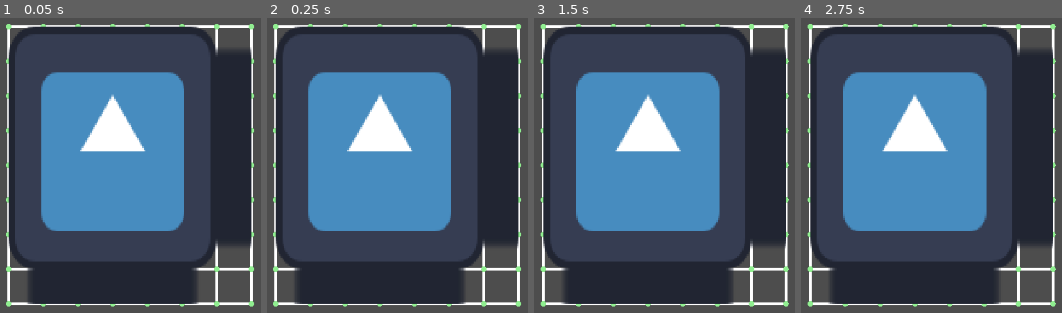
Above: before the commit, frames 1-4 (left to right).
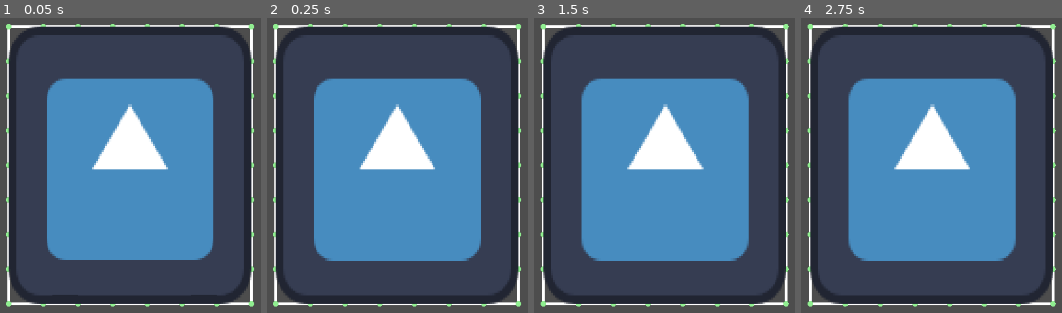
Above: after the commit, the same moments.

Repository: kennethbchen/Medical-Malpicross-Game
Game: Godot game, scene res://scenes/game.tscn
Two runs of this game, one before a commit and one after it. Both use one fixed random seed, a clock stepped at 60 frames per second and the inputs below. The engine's default icon, where the game draws it, is replaced by a stand-in: a white triangle on a blue panel in a dark square.
Inputs (mouse positions are in pixels of both pictures, inside the frame that each line leads up to):
- Up to frame 1 (0.05 s): no input
- Up to frame 2 (0.25 s): no input
- Up to frame 3 (1.5 s): move the mouse to (outside the picture) at 0.52 s; tap Enter at 1.25 s; move the mouse to (748, 239) at 1.27 s
- Up to frame 4 (2.75 s): tap Space at 2 s; move the mouse to (outside the picture) at 2.02 s

The runs differ from the first frame. In frame 1, 37% of the frame differs, in the area x 3-97%, y 2-97%; in frame 2, 37%; in frame 3, 37%; in frame 4, 37%.

Commit message:
Fixed grid mesh uv distortion

Diff:
--- a/scripts/resources/grid_mesh.gd
+++ b/scripts/resources/grid_mesh.gd
@@ -23,22 +23,9 @@
 
 	var uvs = PackedVector2Array()
 
-	# Unless the mesh is a square, not all of the UV space will be used to avoid stretching
-	# Either the max x or y UV has to shrink in order to
-	# fit the aspect ratio of the grid
-	var max_uv_values: Vector2 = Vector2(1, 1)
-	"""
-	if rows > columns:
-		max_uv_values.x = ((columns - 1) / float(rows - 1) )
-	elif columns > rows:
-		max_uv_values.y = ((rows - 1) / float(columns - 1) )
-	"""
-
-
-	max_uv_values = max_uv
 	# Each point that isn't on the rightmost / bottommost edge is the
 	# top left point of a quad
-	for row in range(rows - 1): # rows - 1
+	for row in range(rows - 1):
 		for col in range(columns - 1):
 
 			# (row, col) defines the top left position of the quad
@@ -52,28 +39,29 @@
 
 			# Top Left
 			vertices.push_back(points[col + columns * row])
-			uvs.push_back(Vector2(float(col) / (columns - 2), float(row) / (rows - 2) ) * max_uv_values)
+			uvs.push_back(Vector2(float(col) / (columns - 1), float(row) / (rows - 1) ))
+
 			# Top Right
 			vertices.push_back(points[(col + 1) + columns * row])
-			uvs.push_back(Vector2(float(col + 1) / (columns - 2), float(row) / (rows - 2) )  * max_uv_values)
+			uvs.push_back(Vector2(float(col + 1) / (columns - 1), float(row) / (rows - 1) ))
 
 			# Bottom Left
 			vertices.push_back(points[col + (columns * (row + 1))])
-			uvs.push_back(Vector2(float(col) / (columns - 2), float(row + 1) / (rows - 2) )  * max_uv_values)
+			uvs.push_back(Vector2(float(col) / (columns - 1), float(row + 1) / (rows - 1) ))
 
 			# Second Triangle
 
 			# Top Right
 			vertices.push_back(points[(col + 1) + columns * row])
-			uvs.push_back(Vector2(float(col + 1) / (columns - 2), float(row) / (rows - 2) ) * max_uv_values)
+			uvs.push_back(Vector2(float(col + 1) / (columns - 1), float(row) / (rows - 1) ))
 
 			# Bottom Right
 			vertices.push_back(points[(col + 1) + columns * (row + 1)])
-			uvs.push_back(Vector2(float(col + 1) / (columns - 2), float(row + 1) / (rows - 2) ) * max_uv_values)
+			uvs.push_back(Vector2(float(col + 1) / (columns - 1), float(row + 1) / (rows - 1) ))
 
 			# Bottom Left
 			vertices.push_back(points[col + (columns * (row + 1))])
-			uvs.push_back(Vector2(float(col) / (columns - 2), float(row + 1) / (rows - 2) ) * max_uv_values)
+			uvs.push_back(Vector2(float(col) / (columns - 1), float(row + 1) / (rows - 1) ))
 
 
 	var arrays = []
Binary file added: checkerboard_7x8_test.png
Not shown, changed: checkerboard_7x8_test.png.import
Renamed: checkerboard_test.png -> checkerboard_square_test.png
Not shown, added: checkerboard_square_test.png.import
